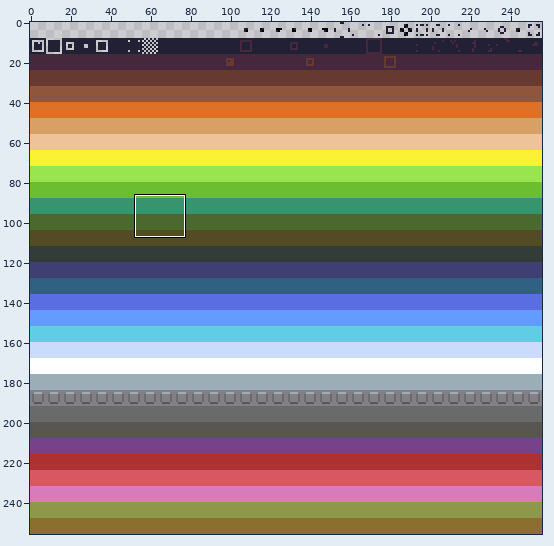
Pixel-art file -- rawAssets/tiles.aseprite. Above, an overview of the earlier version with the close-up marked.
Close-up. Before:
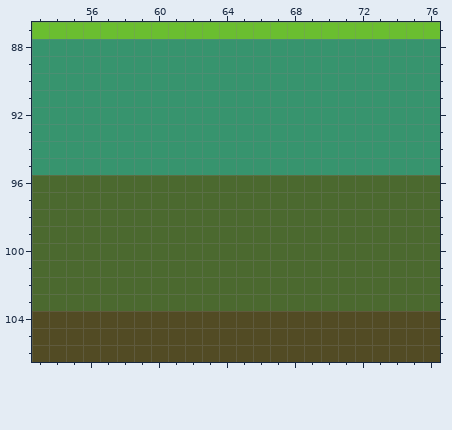
256x256 pixels, 1 frame. Shown: x 53..76, y 87..106. The commit also changed other parts of the picture, which this record leaves out.
Once edited:
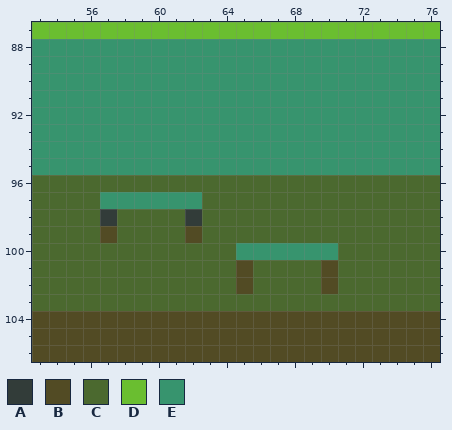
Palette (. is transparent): A #323c39  B #524b24  C #4b692f  D #6abe30  E #37946e
Edits made:
y 97: x 57..62 CCCCCC -> EEEEEE
y 98: x 57 C -> A; x 62 C -> A
y 99: x 57 C -> B; x 62 C -> B
y 100: x 65..70 CCCCCC -> EEEEEE
y 101..102: x 65 C -> B; x 70 C -> B
Where, in picture pixels (left, top, right, bottom), the same in both close-ups:
changed: (100, 192, 338, 294)
